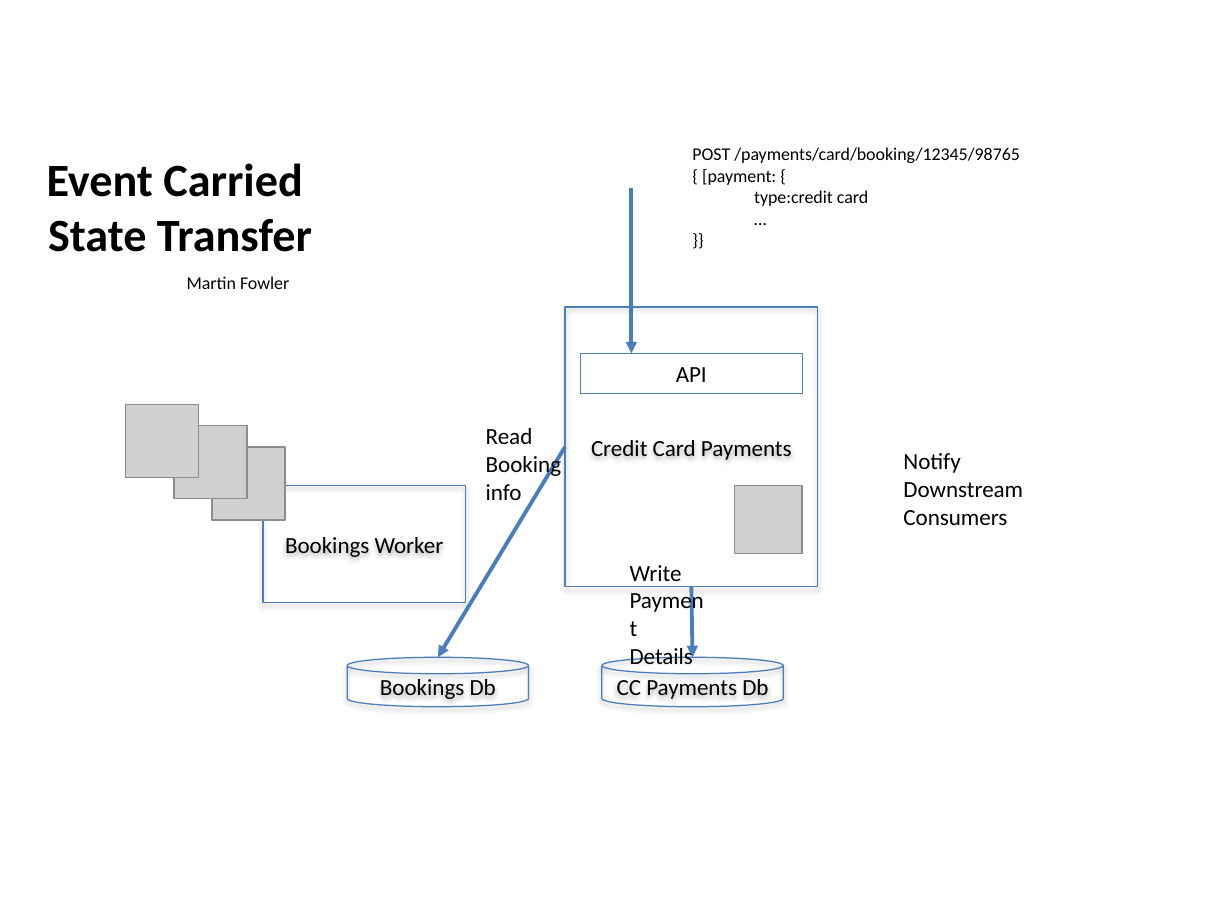
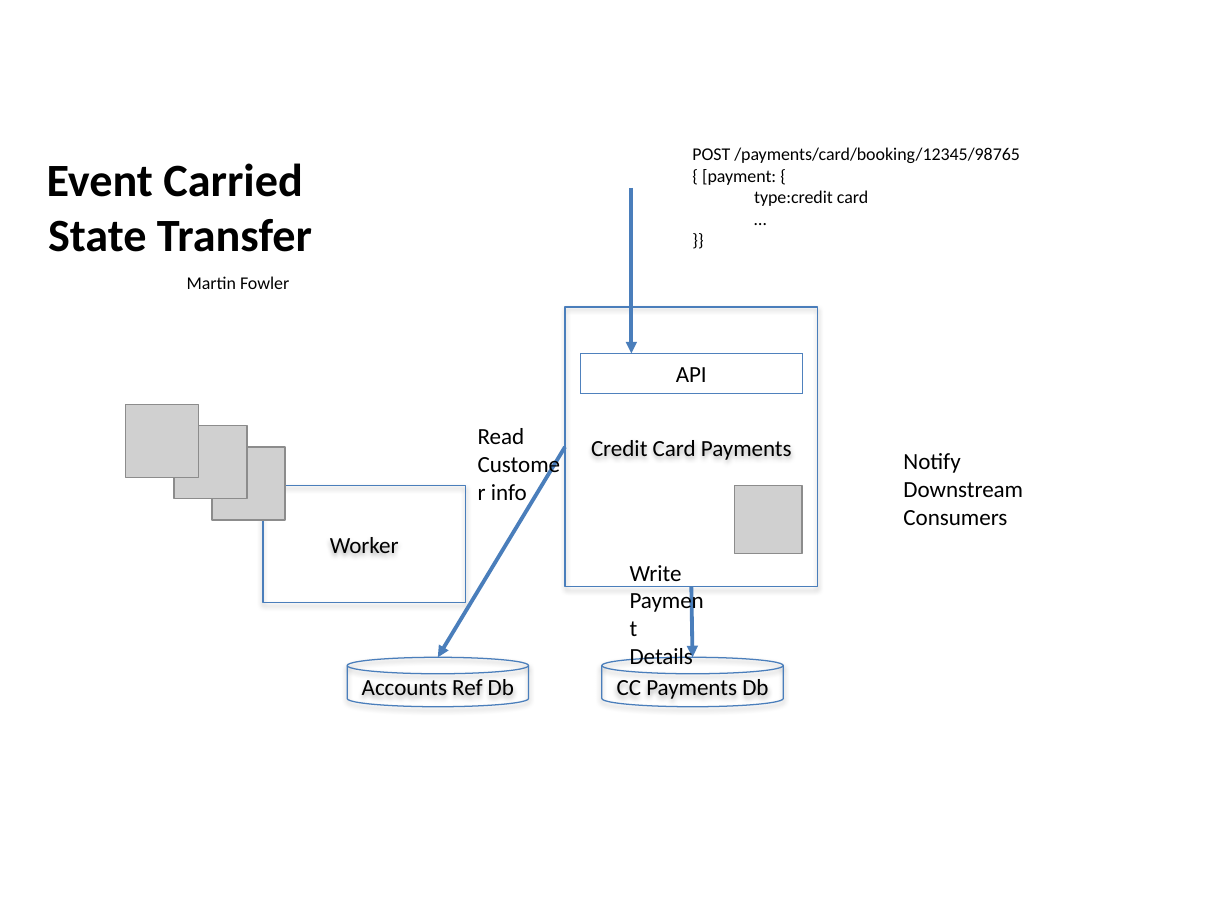
Before and after one commit to iancooper/Presentations, a slide deck: slide 52 of Practical Messaging - Day 2.pptx (slide 51 before the commit). Drawn at 1232x924 pixels with LibreOffice and Linux fonts; fonts in the diff are those of the drawing; grey boxes stand for pictures. Boxes give left, top, right and bottom in pixels: in the first picture for what was removed or moved away, otherwise in the second. Text is boxed around its words. In the diff, an @@ line names an element or a change of style, - is before the commit and + after.

```diff
--- a/Practical Messaging - Day 2.pptx
+++ b/Practical Messaging - Day 2.pptx
@@ text at (x1=478, y1=428, x2=527, y2=500): text changed @@
-Read Booking info
+Read Customer info
@@ text in rectangle at (x1=330, y1=537, x2=399, y2=553): text changed @@
-Bookings Worker
+Worker
@@ text in cylinder at (x1=362, y1=679, x2=514, y2=696): text changed @@
-Bookings Db
+Accounts Ref Db
```
Also in this commit, not shown: 14 other slides changed, 3 slides added, 1 slide removed, 1 other file.
